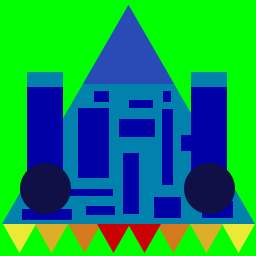
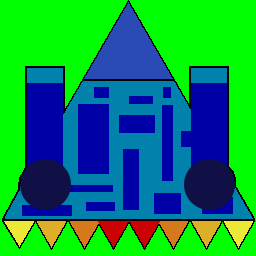
Layered file, before and after one edit (256 × 256). Changes by layer:
added layer "Обводка" above "Правая пушка" over [2, 0, 255, 250]
